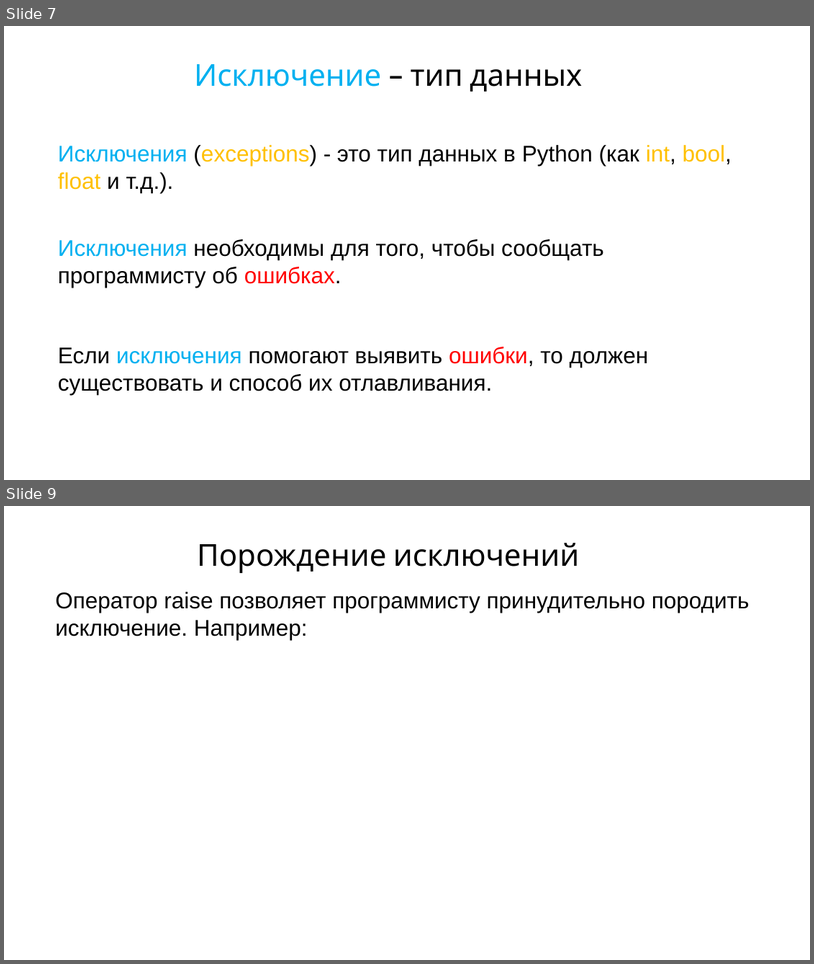
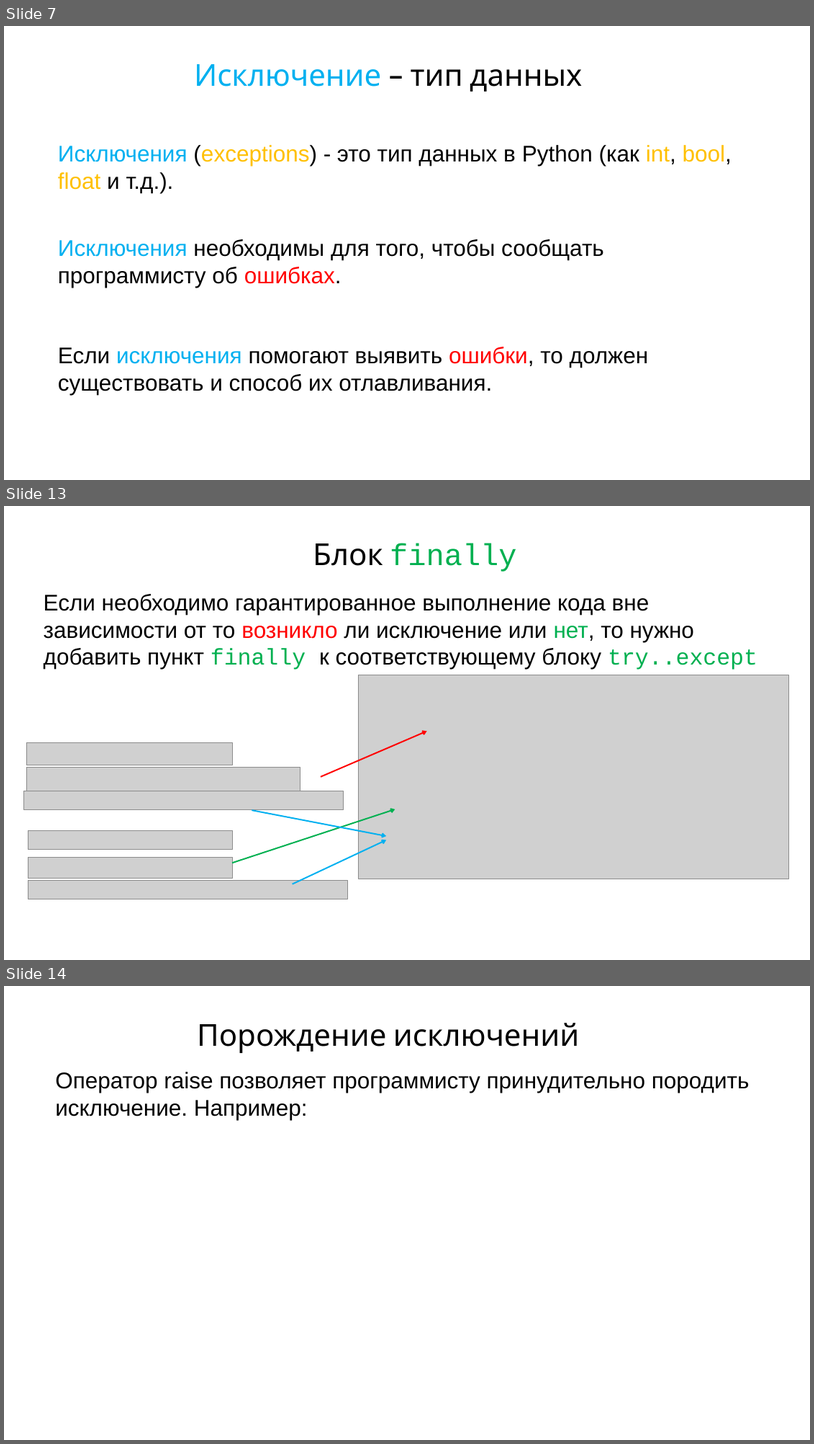
Before and after one commit to maxchv/LearnPython, a slide deck: week05/Exceptions.pptx. Shown one above the other, each under a label of ours: slides 7 and 9 before the commit, slides 7, 13 and 14 after it; the slides between them are not shown. The pictures are 814x964 and 814x1444 pixels, drawn with LibreOffice and Linux fonts; fonts in the diff are those of the drawing; grey boxes stand for pictures. Boxes give left, top, right and bottom in pixels: in the first picture for what was removed or moved away, otherwise in the second. Text is boxed around its words. In the diff, an @@ line names an element or a change of style, - is before the commit and + after.

```diff
--- a/week05/Exceptions.pptx
+++ b/week05/Exceptions.pptx
@@ slide 13 added at (x1=4, y1=506, x2=810, y2=960), background #FFFFFF @@
@@ text added at (x1=313, y1=543, x2=517, y2=572), 48 pt, text #00B050 @@
+Блок finally
@@ text added at (x1=44, y1=594, x2=758, y2=669), 36 pt, text #000000 @@
+Если необходимо гарантированное выполнение кода вне зависимости от то возникло ли исключение или нет, то нужно добавить пункт finally к соответствующему блоку try..except
@@ picture added at (x1=358, y1=674, x2=789, y2=878) @@
@@ picture added at (x1=26, y1=743, x2=232, y2=765) @@
@@ arrow added from (321, 776) to (427, 731), #FF0000 2.25 pt @@
@@ picture added at (x1=26, y1=767, x2=300, y2=790) @@
@@ picture added at (x1=23, y1=790, x2=343, y2=809) @@
@@ arrow added from (232, 862) to (395, 809), #00B050 2.25 pt @@
@@ arrow added from (252, 810) to (386, 836), #00B0F0 2.25 pt @@
@@ picture added at (x1=28, y1=830, x2=232, y2=849) @@
@@ arrow added from (293, 884) to (386, 840), #00B0F0 2.25 pt @@
@@ picture added at (x1=28, y1=857, x2=232, y2=878) @@
@@ picture added at (x1=28, y1=880, x2=347, y2=898) @@
@@ what was slide 9 is now slide 14 @@
```
Also in this commit, not shown: 2 slides changed, 4 other slides added, 1 other file.
